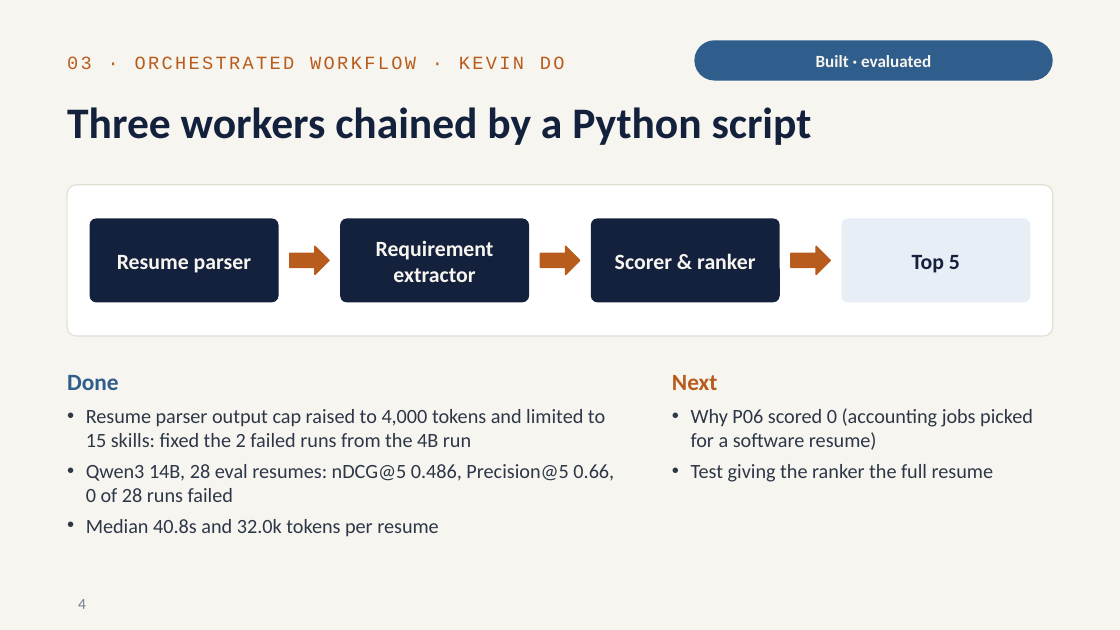
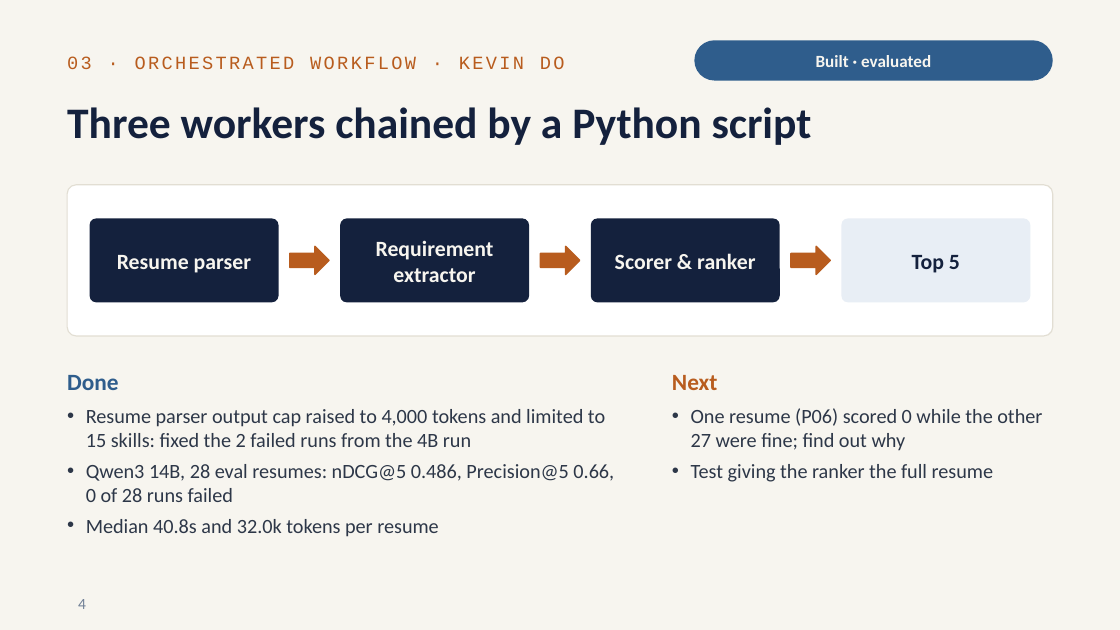
Before and after one commit to RitvikNeerattil/agentic_resume_matcher, a slide deck: slide 4 of progress_update_2026-10.pptx. Drawn at 1120x630 pixels with LibreOffice and Linux fonts; fonts in the diff are those of the drawing. Boxes give left, top, right and bottom in pixels: in the first picture for what was removed or moved away, otherwise in the second. Text is boxed around its words. In the diff, an @@ line names an element or a change of style, - is before the commit and + after.

```diff
--- a/progress_update_2026-10.pptx
+++ b/progress_update_2026-10.pptx
@@ text at [691, 408, 1042, 450]: text changed @@
-• Why P06 scored 0 (accounting jobs picked for a software resume)
+• One resume (P06) scored 0 while the other 27 were fine; find out why
```
Also in this commit, not shown: 5 other slides changed.
